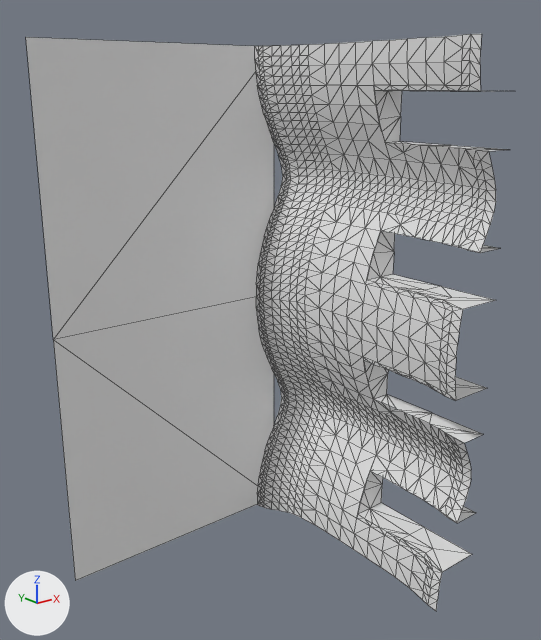
Renders of the OBJ model data/bmc/bmc_tiles/t_175.obj from each side of a commit.
Before and after are seen from a 50 mm lens placed at (-0.985, -1.218, 0.428), pointed at (-0.017, -0.009, -0.056). Every picture has the same lights, and +X, +Y and +Z are marked at lower left. Mesh edges are drawn as thin lines. Where no turn or scale is listed for an object, it has been applied to the vertices.

Objects in the first picture: 't_175'.
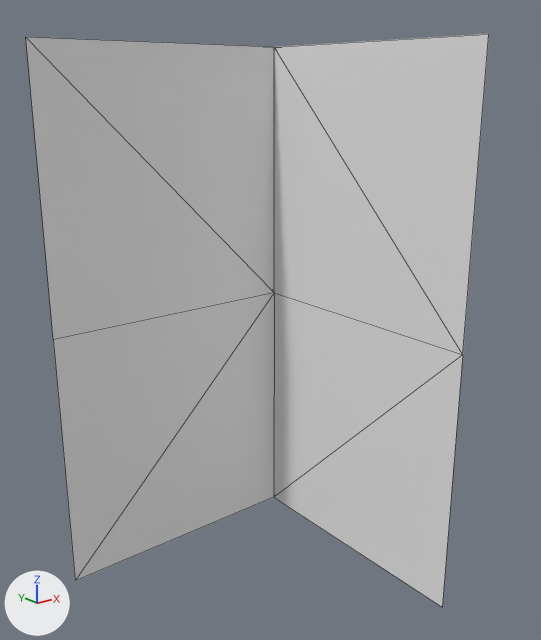
Patch to the scene script:
```diff
--- a/data/bmc/bmc_tiles/t_175.obj.py
+++ b/data/bmc/bmc_tiles/t_175.obj.py
@@ me_t_175 @@
 # used by ob_t_175; location = (0.0, 0.0, 0.0)
-me_t_175.from_pydata(...)  # 1189 vertices, 2216 faces; spans x -0.5..0.08, y -0.5..0.0, z -0.5..0.5
+me_t_175.from_pydata(...)  # 18 vertices, 30 faces; spans x -0.5..0.5, y -0.5..0.5, z -0.5..0.5
+# me_t_175 part 1: the loose piece of 1183 vertices spanning x -0.049..0.08, y -0.5..0.0, z -0.5..0.5 is deleted
+# me_t_175 part 2
+# 4 faces are deleted
+# 6 vertices are added at (0.0, 0.5, 0.0), (0.0, 0.5, -0.5), (0.0, 0.5, 0.5), (0.0, -0.5, 0.0), (0.0, -0.5, -0.5), (0.0, -0.5, 0.5)
+# 6 new vertices lie (0.5, 0.0, 0.0) away from vertices in x 0.0, y 0.0..0.5, z -0.5..0.5
+# 30 new faces join them
```

Where the change shows, as pixel boxes (x1, y1, x2, y2) in the pictures (541 x 640 px):
't_175', reshaped: before (26, 33, 509, 611); after (26, 34, 489, 607)
part 1 of me_t_175, deleted: before (255, 33, 509, 611)
part 2 of me_t_175, built on: before (26, 37, 274, 581); after (26, 34, 489, 607)
